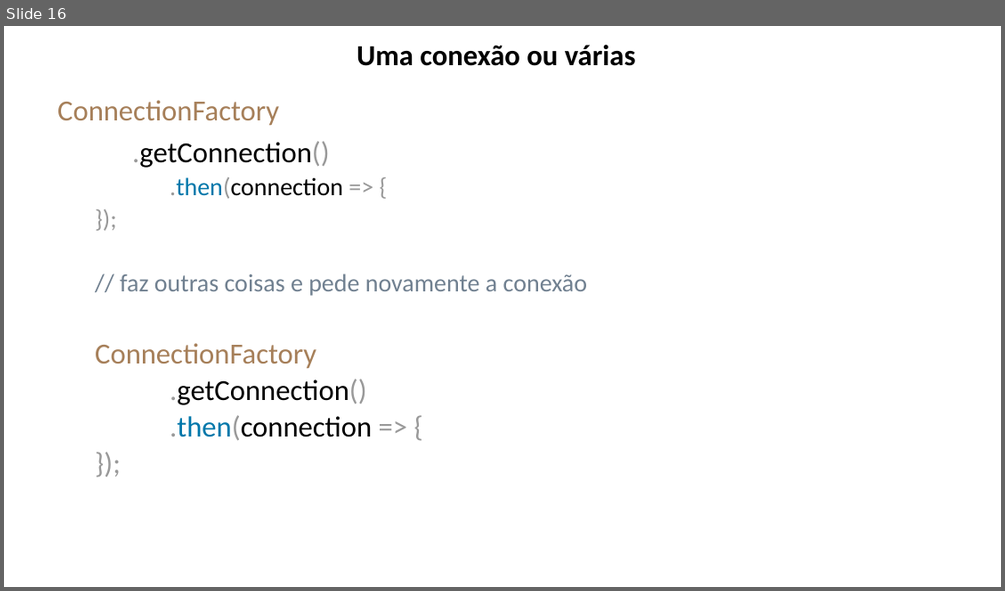
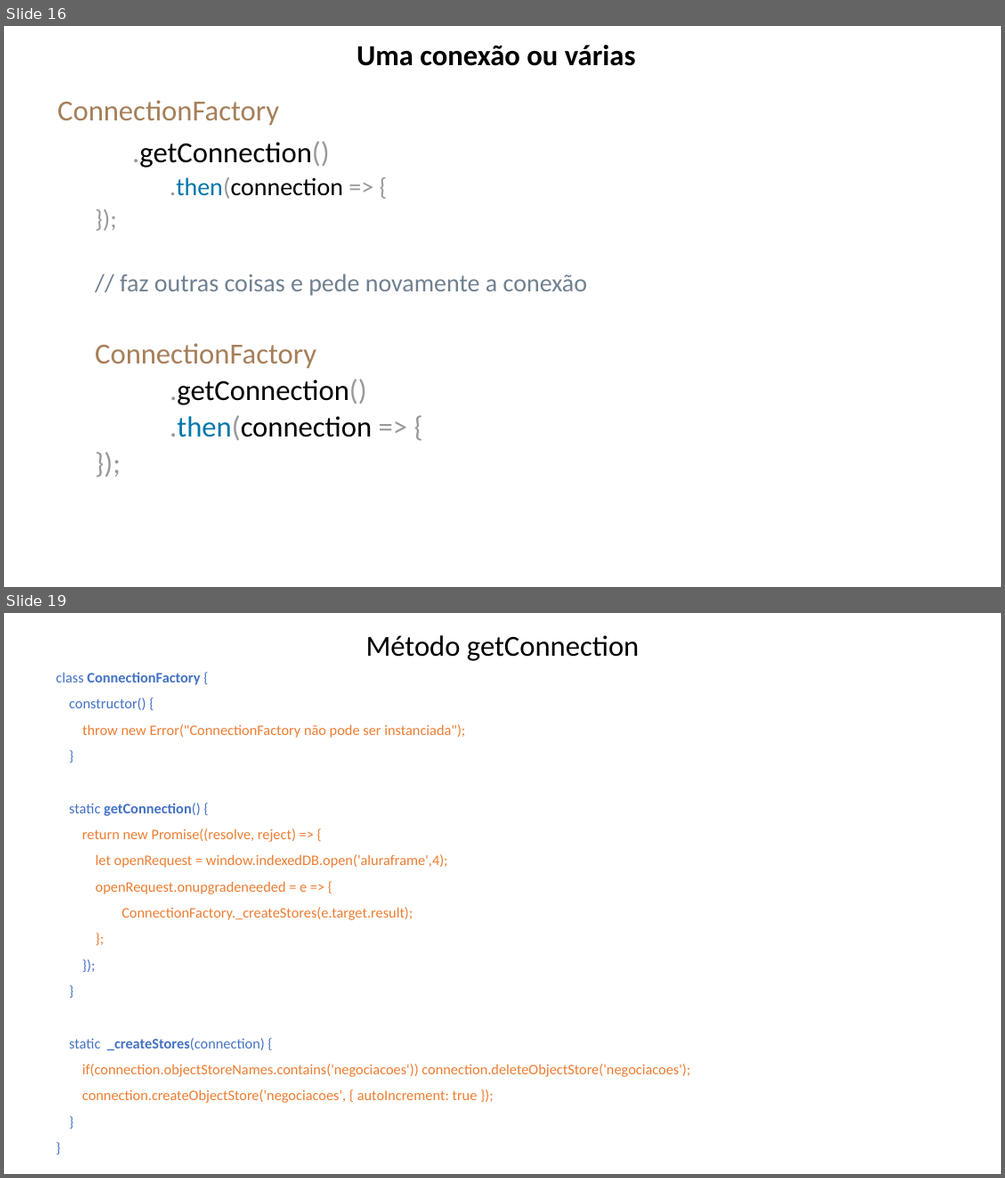
Before and after one commit to lacsousa/js-es6-oo-pp-avanc1, a slide deck: docs/JS Avançado 1-2-3-resumo.pptx. Shown one above the other, each under a label of ours: slide 16 before the commit, slides 16 and 19 after it; the slides between them are not shown. The pictures are 1005x591 and 1005x1178 pixels, drawn with LibreOffice and Linux fonts; fonts in the diff are those of the drawing. Boxes give left, top, right and bottom in pixels: in the first picture for what was removed or moved away, otherwise in the second. Text is boxed around its words. In the diff, an @@ line names an element or a change of style, - is before the commit and + after.

```diff
--- a/docs/JS Avançado 1-2-3-resumo.pptx
+++ b/docs/JS Avançado 1-2-3-resumo.pptx
@@ slide 19 added at (x1=4, y1=613, x2=1001, y2=1174), background #FFFFFF @@
@@ title added at (x1=366, y1=635, x2=639, y2=661), 28 pt, text #000000 @@
+Método getConnection
@@ text added at (x1=56, y1=672, x2=690, y2=1103), 14 pt, text #ED7D31 @@
+class ConnectionFactory {
+constructor() {
+throw new Error("ConnectionFactory não pode ser instanciada");
+}
+static getConnection() {
+return new Promise((resolve, reject) => {
+let openRequest = window.indexedDB.open('aluraframe',4);
+openRequest.onupgradeneeded = e => {
+ConnectionFactory._createStores(e.target.result);
+};
+});
+}
+static _createStores(connection) {
+if(connection.objectStoreNames.contains('negociacoes')) connection.deleteObjectStore('negociacoes');
+connection.createObjectStore('negociacoes', { autoIncrement: true });
+}
+}
```
Also in this commit, not shown: 1 slide changed, 7 other slides added, 1 slide removed, 2 other files.
